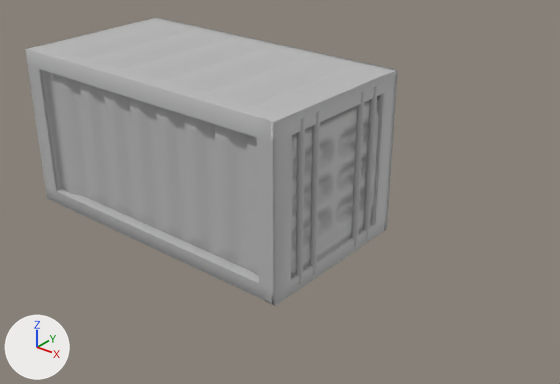
Before and after pictures for a commit that changed the FBX model Assets/Assets/Models/sm_storagebox_s.fbx.
The view is the same before and after, from a 50 mm camera at (7.49, 0.22, 2.68) aimed at (4.6, 3.84, 0.43). The lights are fixed; the arrows at lower left show +X, +Y and +Z. Where no turn or scale is listed for an object, it has been applied to the vertices.

The first picture shows 'sm_storagebox_s'.
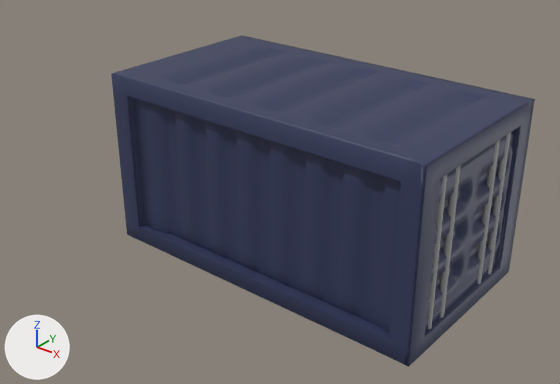
Location of each change, (x1, y1, x2, y2) in pixels of the pictures (560 x 384 px; the box of a moved part takes in the faces that stretch with it):
'sm_storagebox_s', reshaped, moved (14% wider, 15% taller)
    before: (25, 18, 398, 306)
    after: (111, 35, 535, 367)
part 1 of me_mesh, moved or reshaped
    before: (297, 86, 377, 284)
    after: (428, 132, 511, 329)
part 2 of me_mesh, recoloured (grey to blue)
    before: (25, 18, 398, 306)
    after: (111, 35, 535, 367)

Patch to the scene script:
```diff
--- a/Assets/Assets/Models/sm_storagebox_s.fbx.py
+++ b/Assets/Assets/Models/sm_storagebox_s.fbx.py
@@ mat_lambert7 @@
+mat_lambert7 = principled_material('lambert7')
+mat_lambert7.base_color = (0.0356, 0.0438, 0.107)  # dark blue #353b5c
@@ me_mesh @@
 # used by ob_sm_storagebox_s; location = (3.965, 3.82, 0.65)
-me_mesh.from_pydata(...)  # 2723 vertices, 2715 faces; spans x -1.14..1.14, y -0.63..0.63, z -0.57..0.57
+me_mesh.from_pydata(...)  # 2723 vertices, 2715 faces; spans x -1.13..1.13, y -0.63..0.63, z -0.57..0.57
+# me_mesh part 1: 20 vertices moved from x 1.09..1.11, y -0.4..-0.25, z -0.53..0.53 to x 1.08..1.1, y -0.4..-0.25, z -0.53..0.53; 126 vertices removed from x 1.08..1.14, y -0.4..0.36, z -0.53..0.53; 126 vertices added at x 1.06..1.11, y -0.4..0.36, z -0.53..0.53
+# me_mesh part 2: 2235 faces spanning x -1.13..1.13, y -0.63..0.63, z -0.57..0.57 switch from mat_lambert1 (grey #bcbcbc) to mat_lambert7 (dark blue #353b5c)
@@ ob_sm_storagebox_s @@
 ob_sm_storagebox_s = bpy.data.objects.new('sm_storagebox_s', me_mesh)
-ob_sm_storagebox_s.location = (3.965, 3.82, 0.65)
+ob_sm_storagebox_s.location = (4.865, 3.82, 0.65)
```
